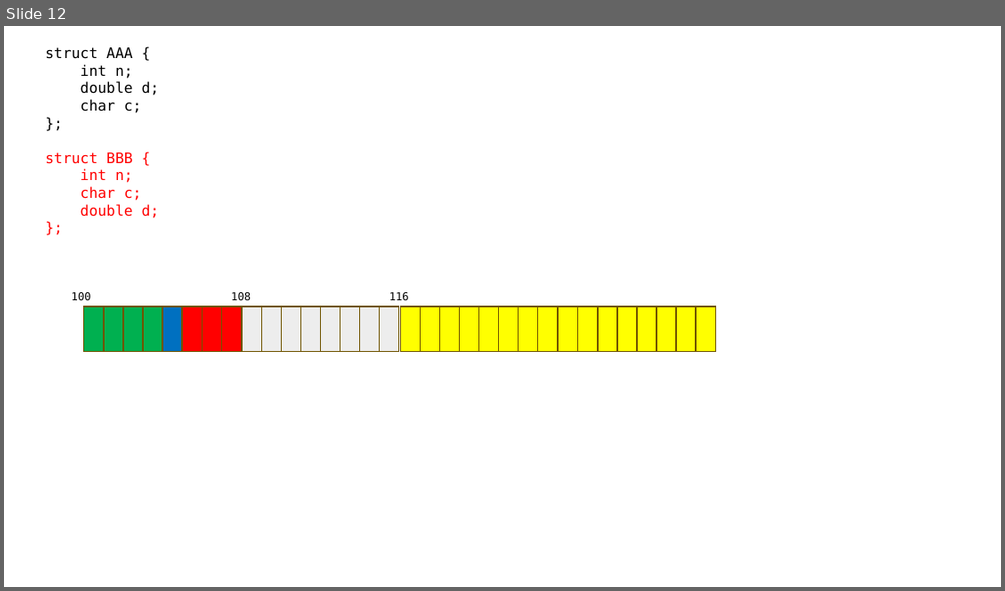
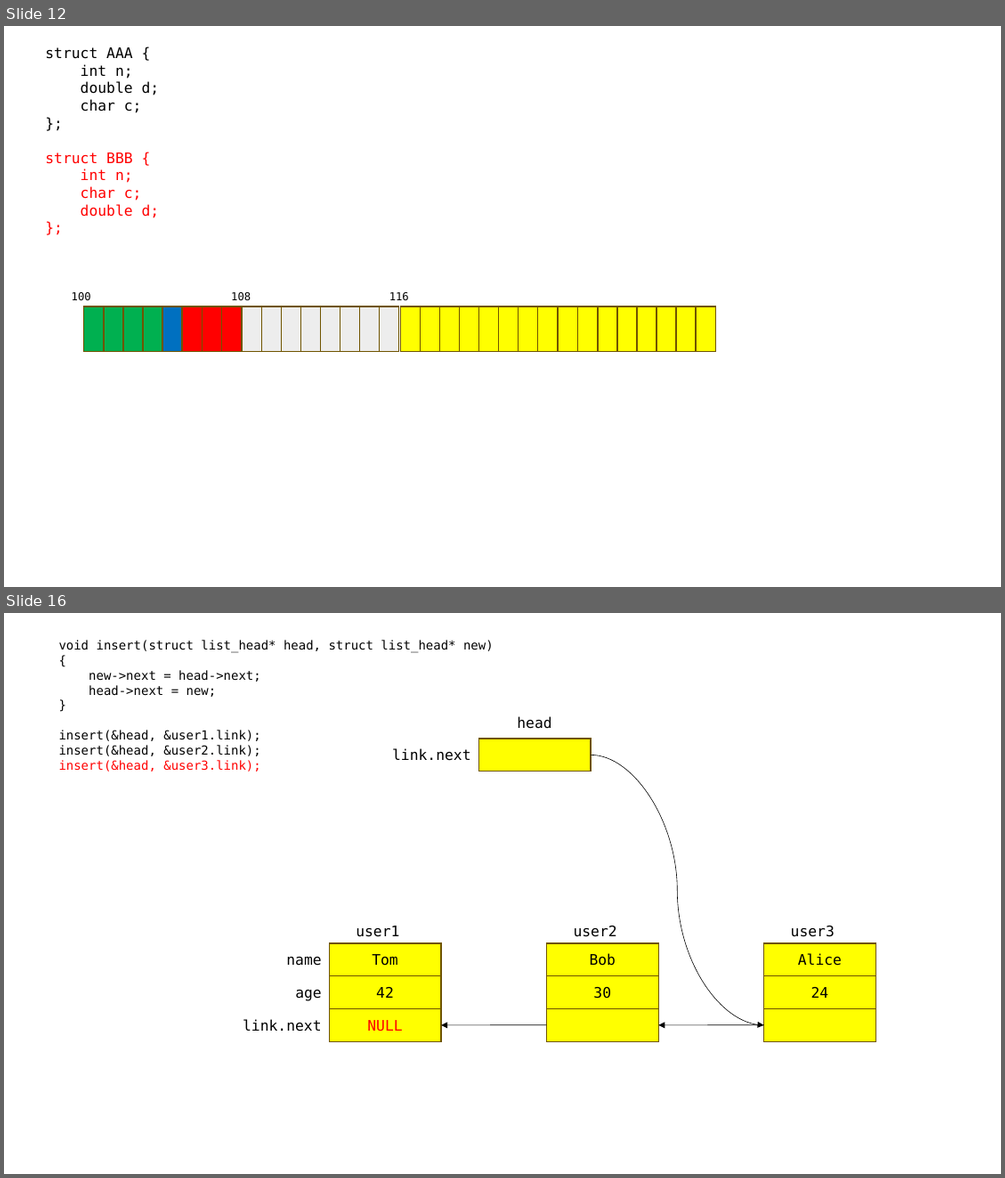
Before and after one commit to pikamonvvs/cert_c_230724, a slide deck: cert_c.pptx. Shown one above the other, each under a label of ours: slide 12 before the commit, slides 12 and 16 after it; the slides between them are not shown. The pictures are 1005x591 and 1005x1178 pixels, drawn with LibreOffice and Linux fonts; fonts in the diff are those of the drawing. Boxes give left, top, right and bottom in pixels: in the first picture for what was removed or moved away, otherwise in the second. Text is boxed around its words. In the diff, an @@ line names an element or a change of style, - is before the commit and + after.

```diff
--- a/cert_c.pptx
+++ b/cert_c.pptx
@@ slide 16 added at box(4, 613, 1001, 1174), background #FFFFFF @@
@@ text added at box(59, 640, 494, 771), 12 pt, text #000000 @@
+void insert(struct list_head* head, struct list_head* new)
+{
+new->next = head->next;
+head->next = new;
+}
+insert(&head, &user1.link);
+insert(&head, &user2.link);
+insert(&head, &user3.link);
@@ text added at box(517, 716, 551, 729), 14 pt, text #000000 @@
+head
@@ rectangle added at box(479, 738, 591, 771), fill #FFFF00, outline #705400 1 pt @@
@@ text added at box(392, 748, 471, 761), 14 pt, text #000000 @@
+link.next
@@ curved arrow added from (591, 755) to (764, 1025), #000000 0.5 pt @@
@@ text added at box(356, 925, 399, 937), 14 pt, text #000000 @@
+user1
@@ text added at box(574, 925, 617, 937), 14 pt, text #000000 @@
+user2
@@ text added at box(791, 925, 834, 937), 14 pt, text #000000 @@
+user3
@@ text added at box(286, 957, 321, 965), 14 pt, text #000000 @@
+name
@@ rectangle added at box(329, 943, 442, 976), fill #FFFF00, outline #705400 1 pt, 14 pt, text #000000 @@
+Tom
@@ rectangle added at box(546, 943, 658, 976), fill #FFFF00, outline #705400 1 pt, 14 pt, text #000000 @@
+Bob
@@ rectangle added at box(764, 943, 876, 976), fill #FFFF00, outline #705400 1 pt, 14 pt, text #000000 @@
+Alice
@@ rectangle added at box(329, 976, 442, 1008), fill #FFFF00, outline #705400 1 pt, 14 pt, text #000000 @@
+42
@@ rectangle added at box(546, 976, 658, 1008), fill #FFFF00, outline #705400 1 pt, 14 pt, text #000000 @@
+30
@@ rectangle added at box(764, 976, 876, 1008), fill #FFFF00, outline #705400 1 pt, 14 pt, text #000000 @@
+24
@@ text added at box(295, 989, 322, 1001), 14 pt, text #000000 @@
+age
@@ rectangle added at box(329, 1008, 442, 1041), fill #FFFF00, outline #705400 1 pt, 14 pt, text #FF0000 @@
+NULL
@@ rectangle added at box(546, 1008, 658, 1041), fill #FFFF00, outline #705400 1 pt @@
@@ rectangle added at box(764, 1008, 876, 1041), fill #FFFF00, outline #705400 1 pt @@
@@ text added at box(243, 1019, 322, 1031), 14 pt, text #000000 @@
+link.next
@@ curved arrow added from (546, 1025) to (442, 1025), #000000 0.5 pt @@
@@ curved arrow added from (764, 1025) to (658, 1025), #000000 0.5 pt @@
```
Also in this commit, not shown: 3 other slides added.
